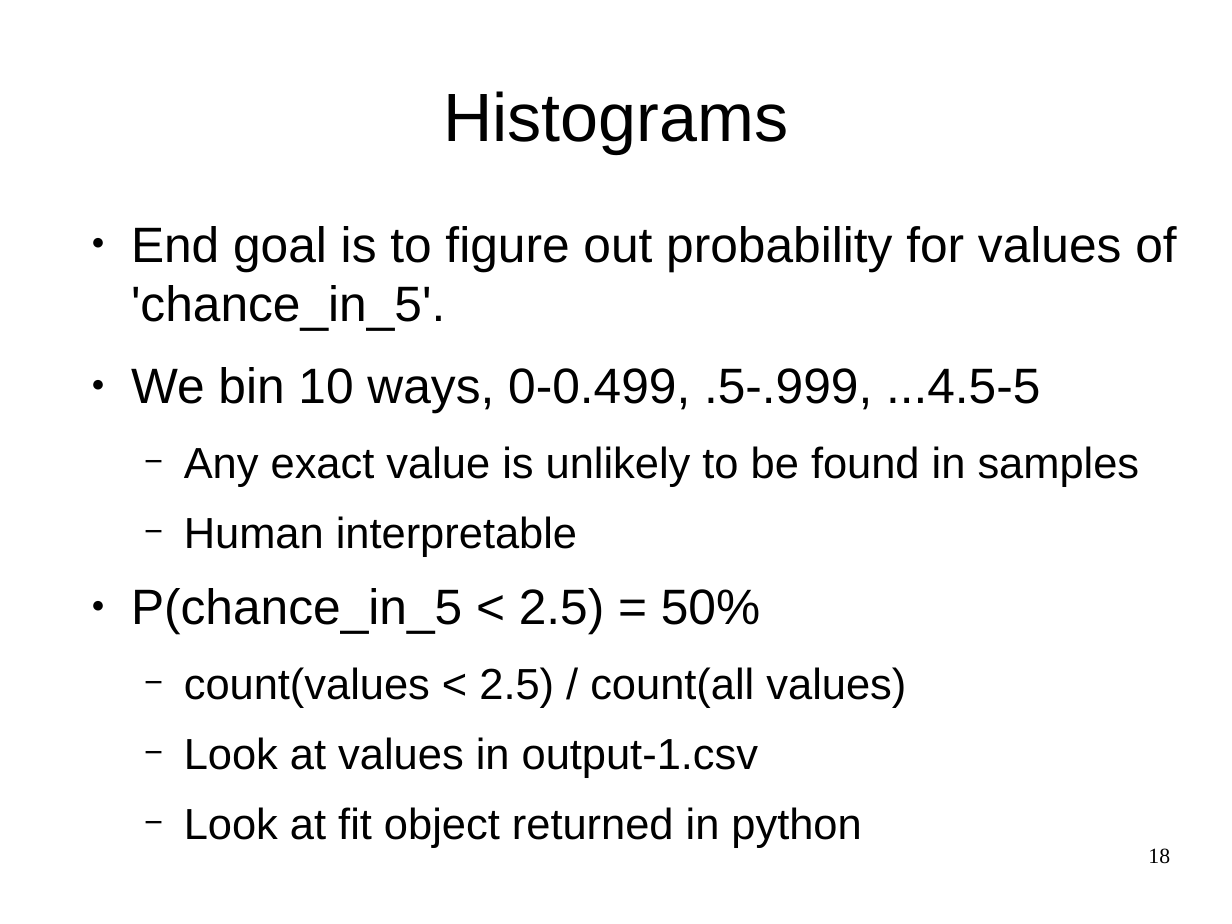
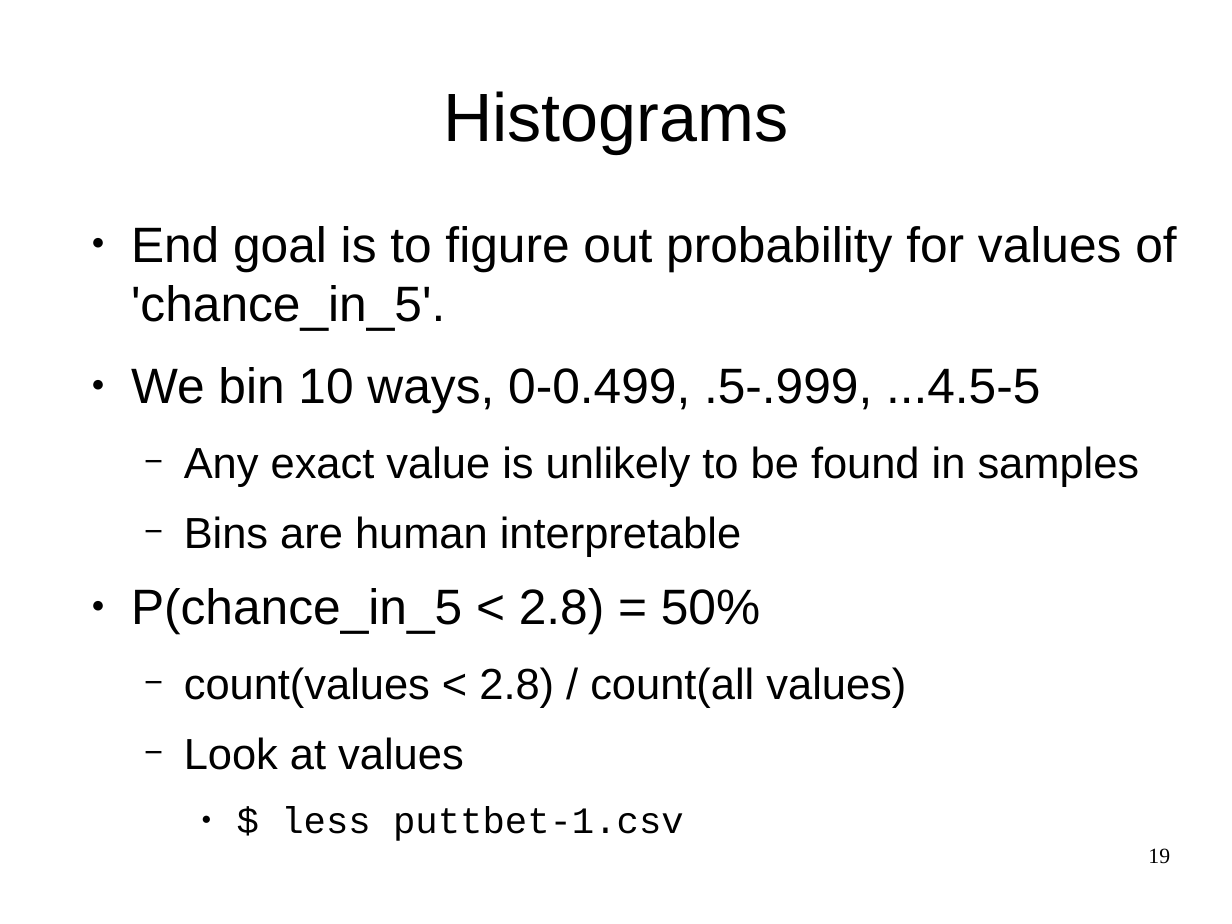
Before and after one commit to breckbaldwin/StanIsThePlanDist, a slide deck: slide 19 of slides/StanIsThePlanPyData.odp (slide 18 before the commit). Drawn at 1232x924 pixels with LibreOffice and Linux fonts; fonts in the diff are those of the drawing. Boxes give left, top, right and bottom in pixels: in the first picture for what was removed or moved away, otherwise in the second. Text is boxed around its words. In the diff, an @@ line names an element or a change of style, - is before the commit and + after.

```diff
--- a/slides/StanIsThePlanPyData.odp
+++ b/slides/StanIsThePlanPyData.odp
@@ text at box(131, 516, 906, 841): text changed @@
-  − Human interpretable
-● P(chance_in_5 < 2.5) = 50%
-  − count(values < 2.5) / count(all values)
-  − Look at values in output-1.csv
-  − Look at fit object returned in python
+  − Bins are human interpretable
+● P(chance_in_5 < 2.8) = 50%
+  − count(values < 2.8) / count(all values)
+  − Look at values
+    ● $ less puttbet-1.csv
@@ page number at box(1148, 848, 1170, 864): text changed @@
-18
+19
```
Also in this commit, not shown: 21 other slides changed, 4 slides added, 2 slides removed, 4 other files.
